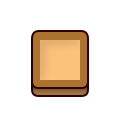
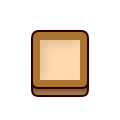
Layer changes from the first 120×120 image to the second:
pixels changed over [40, 40, 80, 80] (layer not identified)
